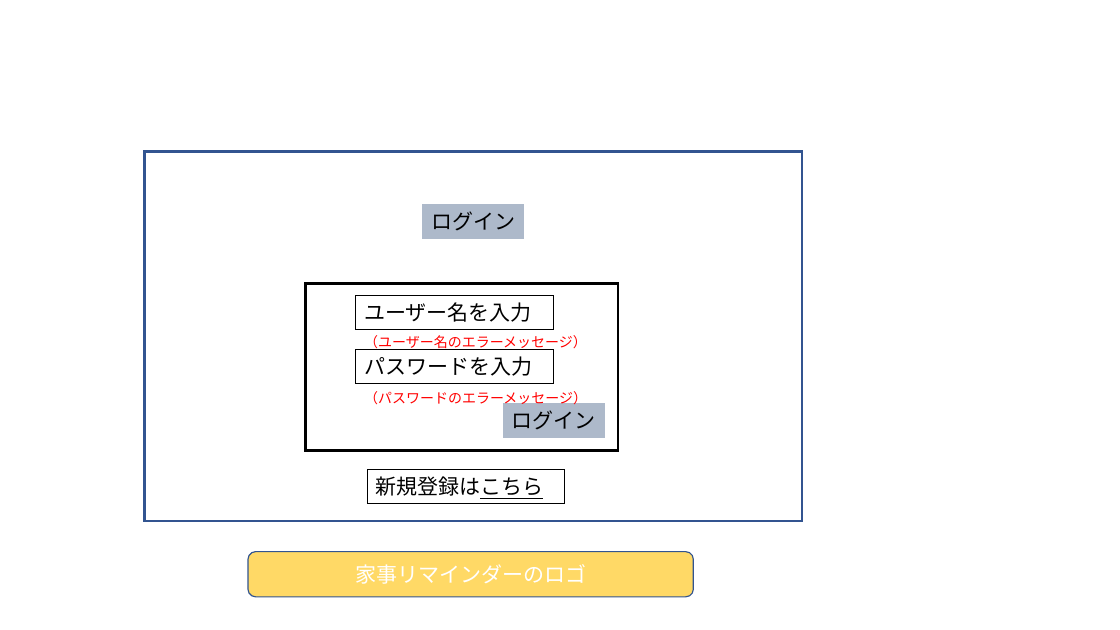
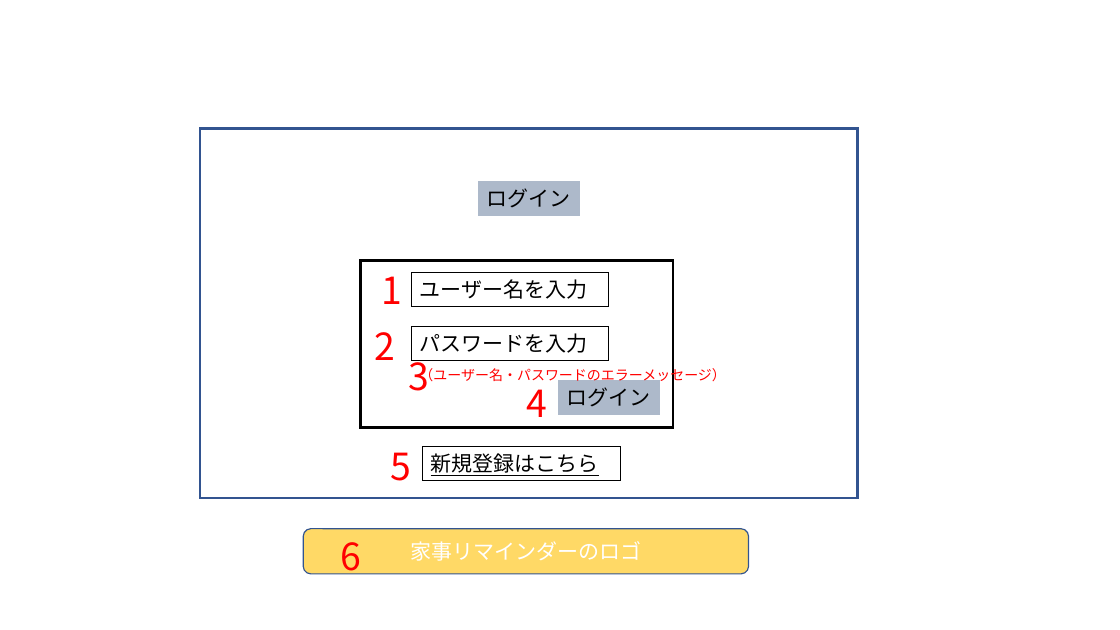
Before and after one commit to dojo2023/A-5, a slide deck: slide 2 of doc/外部設計_プレゼン.pptx. Drawn at 1120x630 pixels with LibreOffice and Linux fonts; fonts in the diff are those of the drawing. Boxes give left, top, right and bottom in pixels: in the first picture for what was removed or moved away, otherwise in the second. Text is boxed around its words. In the diff, an @@ line names an element or a change of style, - is before the commit and + after.

```diff
--- a/doc/外部設計_プレゼン.pptx
+++ b/doc/外部設計_プレゼン.pptx
@@ rectangle: place and size @@
-rectangle at (145,151,802,521)
+rectangle at (200,129,858,498)
@@ 5 rectangles, 1 rounded rectangle: place and size @@
-5 rectangles, 1 rounded rectangle at (248,205,693,597)
+5 rectangles, 1 rounded rectangle at (303,182,749,574)
@@ text removed at (364,335,587,351) @@
-（ユーザー名のエラーメッセージ）
@@ text at (419,366,726,384): text changed @@
-（パスワードのエラーメッセージ）
+（ユーザー名・パスワードのエラーメッセージ）
@@ rectangle "ログイン": place and size @@
-rectangle "ログイン" at (503,403,604,437)
+rectangle "ログイン" at (559,381,660,414)
@@ rectangle "新規登録はこちら" at (423,447,620,481): underline on in "新規登録はこちら" @@
@@ group added at (341,276,548,580): 6 texts @@
+1
+2
+3
+4
+5
+6
```
Also in this commit, not shown: 3 other slides changed.
